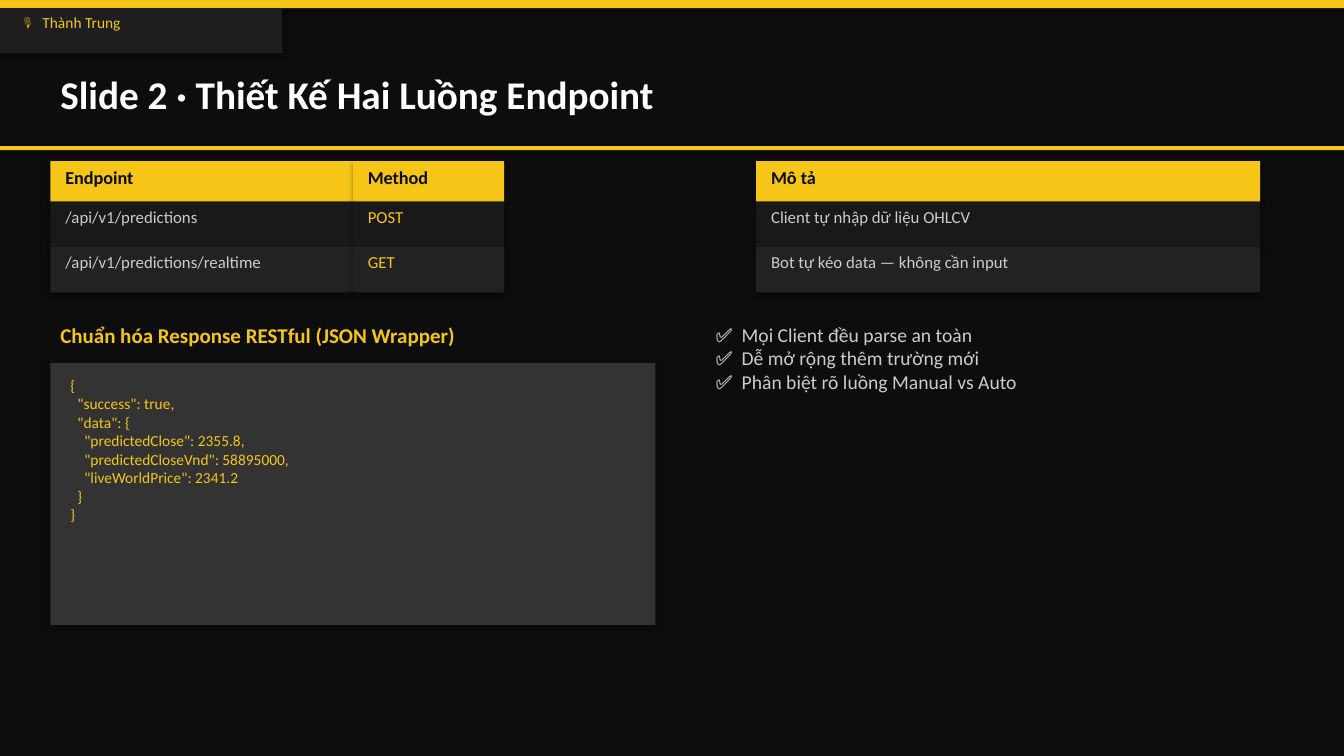
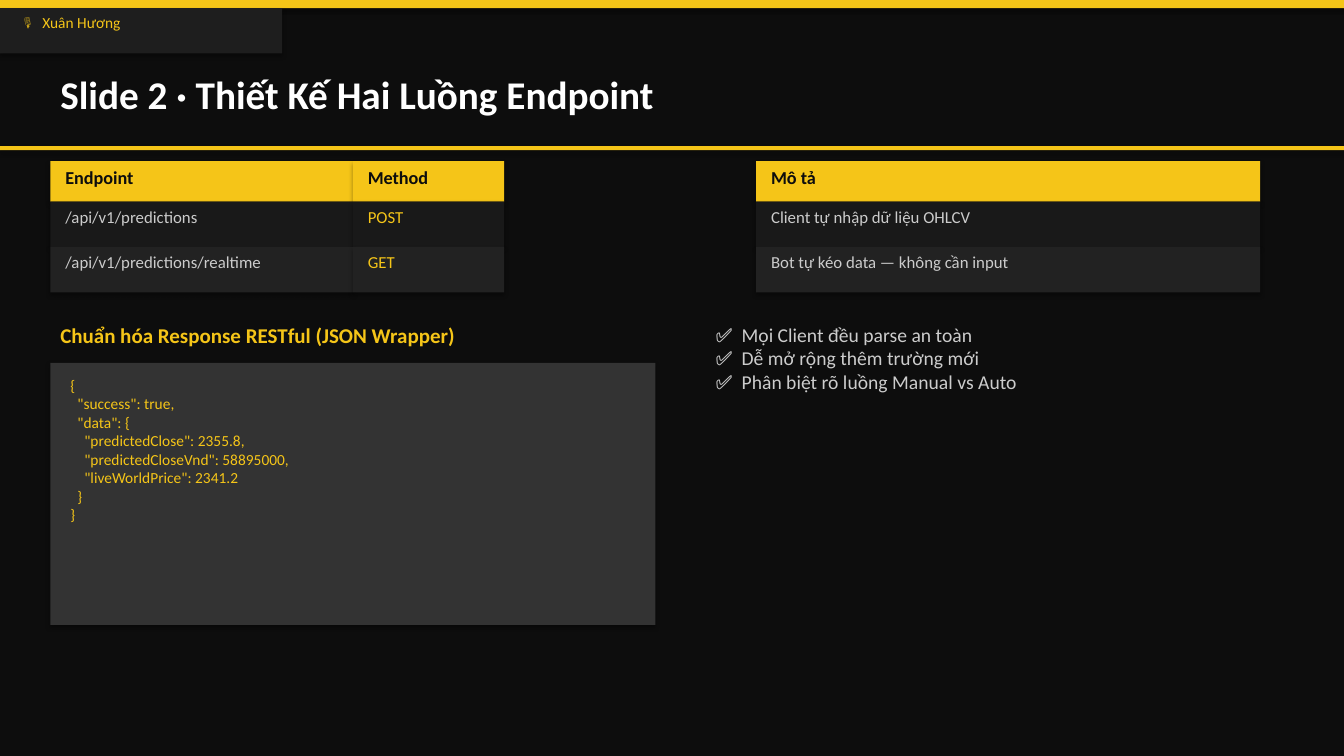
Before and after one commit to ThanhTrunggDEV/Group3, a slide deck: slide 3 of X-AURUM_Presentation.pptx. Drawn at 1344x756 pixels with LibreOffice and Linux fonts; fonts in the diff are those of the drawing. Boxes give left, top, right and bottom in pixels: in the first picture for what was removed or moved away, otherwise in the second. Text is boxed around its words. In the diff, an @@ line names an element or a change of style, - is before the commit and + after.

```diff
--- a/X-AURUM_Presentation.pptx
+++ b/X-AURUM_Presentation.pptx
@@ text at [42, 17, 120, 31]: text changed @@
-🎙 Thành Trung
+🎙 Xuân Hương
```
Also in this commit, not shown: 9 other slides changed.
